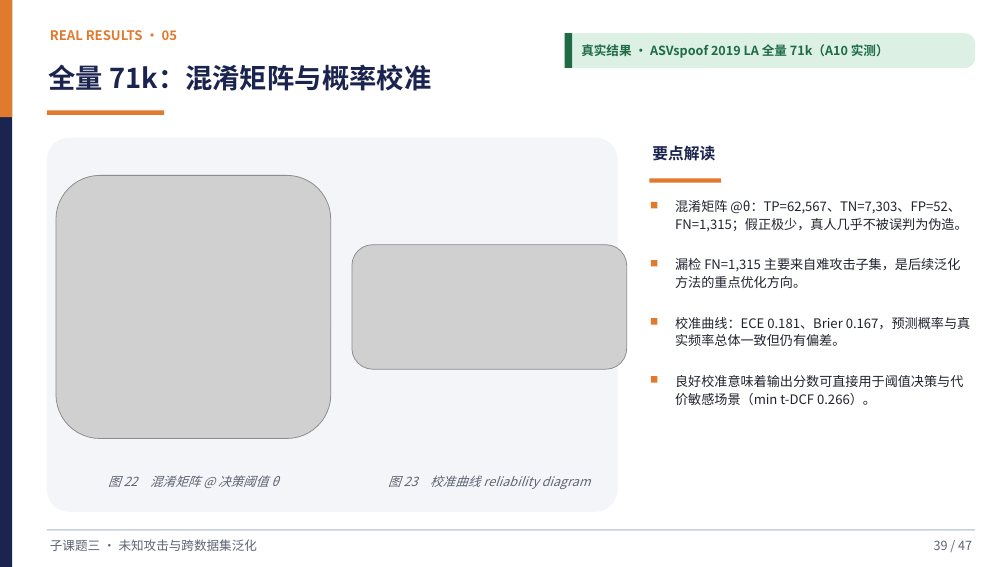
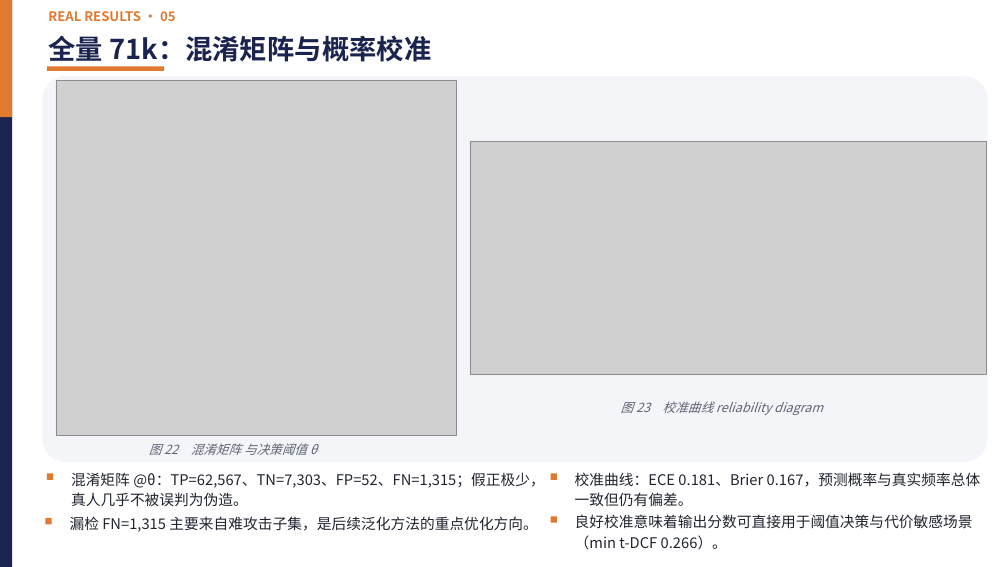
Before and after one commit to Yihuai-Zhang/learngit, a slide deck: slide 38 of 子课题三答辩-未知攻击与跨数据集泛化.pptx (slide 39 before the commit). Drawn at 1008x567 pixels with LibreOffice and Linux fonts; fonts in the diff are those of the drawing; grey boxes stand for pictures. Boxes give left, top, right and bottom in pixels: in the first picture for what was removed or moved away, otherwise in the second. Text is boxed around its words. In the diff, an @@ line names an element or a change of style, - is before the commit and + after.

```diff
--- a/子课题三答辩-未知攻击与跨数据集泛化.pptx
+++ b/子课题三答辩-未知攻击与跨数据集泛化.pptx
@@ text "REAL RESULTS · 05": place and size @@
-text "REAL RESULTS · 05" at [50, 30, 177, 40]
+text "REAL RESULTS · 05" at [48, 11, 175, 21]
@@ text "全量 71k：混淆矩阵与概率校准": place and size @@
-text "全量 71k：混淆矩阵与概率校准" at [48, 64, 431, 91]
+text "全量 71k：混淆矩阵与概率校准" at [48, 35, 431, 62]
@@ rounded rectangle removed at [565, 33, 975, 68] @@
@@ rectangle removed at [565, 33, 572, 68] @@
@@ text removed at [581, 44, 889, 58] @@
-真实结果 · ASVspoof 2019 LA 全量 71k（A10 实测）
@@ rounded rectangle: place and size @@
-rounded rectangle at [47, 138, 618, 512]
+rounded rectangle at [42, 76, 988, 462]
@@ rectangle: place and size @@
-rectangle at [47, 110, 164, 115]
+rectangle at [47, 67, 164, 71]
@@ picture: place and size @@
-picture at [56, 175, 330, 439]
+picture at [56, 81, 457, 436]
@@ picture: place and size @@
-picture at [352, 245, 627, 370]
+picture at [470, 141, 987, 375]
@@ text removed at [652, 145, 715, 161] @@
-要点解读
@@ rectangle removed at [650, 178, 721, 183] @@
@@ text "图 23 校准曲线 reliability diagram": place and size @@
-text "图 23 校准曲线 reliability diagram" at [388, 475, 591, 489]
+text "图 23 校准曲线 reliability diagram" at [621, 401, 823, 415]
@@ text at [149, 443, 317, 455]: text changed @@
-图 22 混淆矩阵 @ 决策阈值 θ
+图 22 混淆矩阵 与决策阈值 θ
@@ rectangle: place and size @@
-rectangle at [651, 318, 658, 325]
+rectangle at [47, 473, 54, 480]
@@ text "混淆矩阵 @θ：TP=62,567、TN=7,303、FP=52、FN=1,315；假正极少，真人几乎不被误判为伪造。": place and size @@
-text "混淆矩阵 @θ：TP=62,567、TN=7,303、FP=52、FN=1,315；假正极少，真人几乎不被误判为伪造。" at [675, 200, 968, 232]
+text "混淆矩阵 @θ：TP=62,567、TN=7,303、FP=52、FN=1,315；假正极少，真人几乎不被误判为伪造。" at [71, 472, 545, 506]
@@ rectangle: place and size @@
-rectangle at [651, 202, 658, 209]
+rectangle at [551, 473, 557, 480]
@@ text "校准曲线：ECE 0.181、Brier 0.167，预测概率与真实频率总体一致但仍有偏差。": place and size @@
-text "校准曲线：ECE 0.181、Brier 0.167，预测概率与真实频率总体一致但仍有偏差。" at [675, 317, 970, 346]
+text "校准曲线：ECE 0.181、Brier 0.167，预测概率与真实频率总体一致但仍有偏差。" at [575, 472, 981, 506]
@@ rectangle: place and size @@
-rectangle at [651, 377, 658, 383]
+rectangle at [45, 518, 52, 525]
@@ rectangle removed at [47, 529, 975, 531] @@
@@ text removed at [50, 539, 257, 551] @@
-子课题三 · 未知攻击与跨数据集泛化
@@ text "漏检 FN=1,315 主要来自难攻击子集，是后续泛化方法的重点优化方向。": place and size @@
-text "漏检 FN=1,315 主要来自难攻击子集，是后续泛化方法的重点优化方向。" at [675, 258, 961, 288]
+text "漏检 FN=1,315 主要来自难攻击子集，是后续泛化方法的重点优化方向。" at [70, 516, 538, 532]
@@ rectangle: place and size @@
-rectangle at [651, 260, 658, 267]
+rectangle at [551, 516, 557, 523]
@@ size 12.5 to 14 pt in 4 elements at [71, 472, 545, 506], [70, 516, 538, 532], [575, 472, 981, 506], [575, 514, 973, 550] @@
@@ text "良好校准意味着输出分数可直接用于阈值决策与代价敏感场景（min t-DCF 0.266）。": place and size @@
-text "良好校准意味着输出分数可直接用于阈值决策与代价敏感场景（min t-DCF 0.266）。" at [675, 375, 963, 405]
+text "良好校准意味着输出分数可直接用于阈值决策与代价敏感场景（min t-DCF 0.266）。" at [575, 514, 973, 550]
@@ text removed at [934, 540, 972, 550] @@
-39 / 47
```
Also in this commit, not shown: 30 other slides changed, 1 slide added, 3 slides removed, 2 other files.
